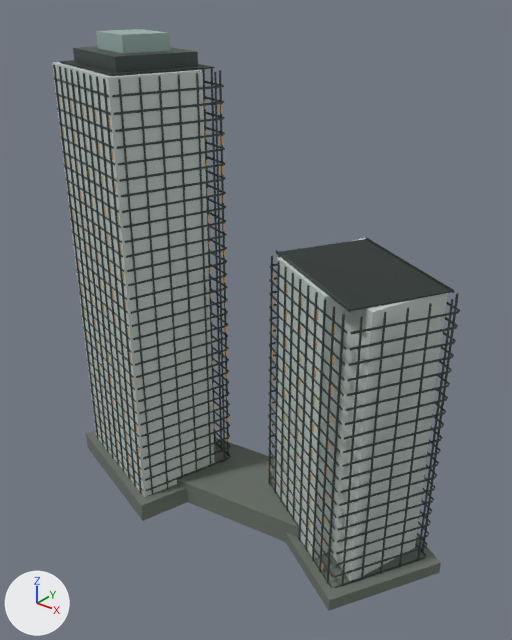
One commit to the glTF model landmarks/assets/lenovo-houhai.glb: the scene before it, then after it.
The view is the same before and after, from a camera (50 mm lens) standing at (179.0, -218.0, 236.0) and looking at (3.0, 2.0, 100.0). Lighting does not change. The marker at lower left points along +X, +Y and +Z. The picture after the commit comes second.

Names of what the first picture shows: 'crown_screen', 'crown_step', 'envelope', 'fins', 'floor_bands', 'night_windows', 'podium', 'podium_link', 'roof_deck' and 1 more.
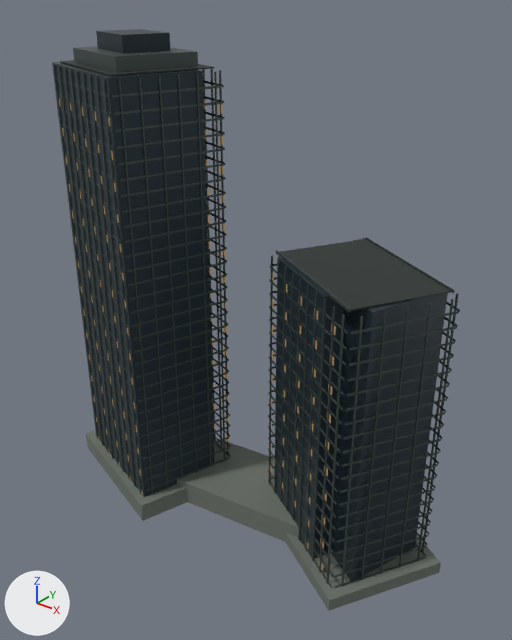
The change in detail:
Material 'glass' (mat_glass) changes colour from light grey #c5d0cc to dark blue #24343c; in linear values from (0.558, 0.631, 0.604) to (0.0176, 0.0343, 0.0452).
Material 'glass_alt' (mat_glass_alt) changes colour from grey #9eb6b0 to dark blue #1c2c34; in linear values from (0.342, 0.468, 0.434) to (0.0116, 0.0252, 0.0343).

What differs and where, as boxes (x1, y1, x2, y2) in the pictures (512 x 640 px):
'envelope', recoloured (darker): (52, 62, 448, 581) in both
'crown_screen', recoloured (grey to dark blue): (96, 29, 170, 53) in both
